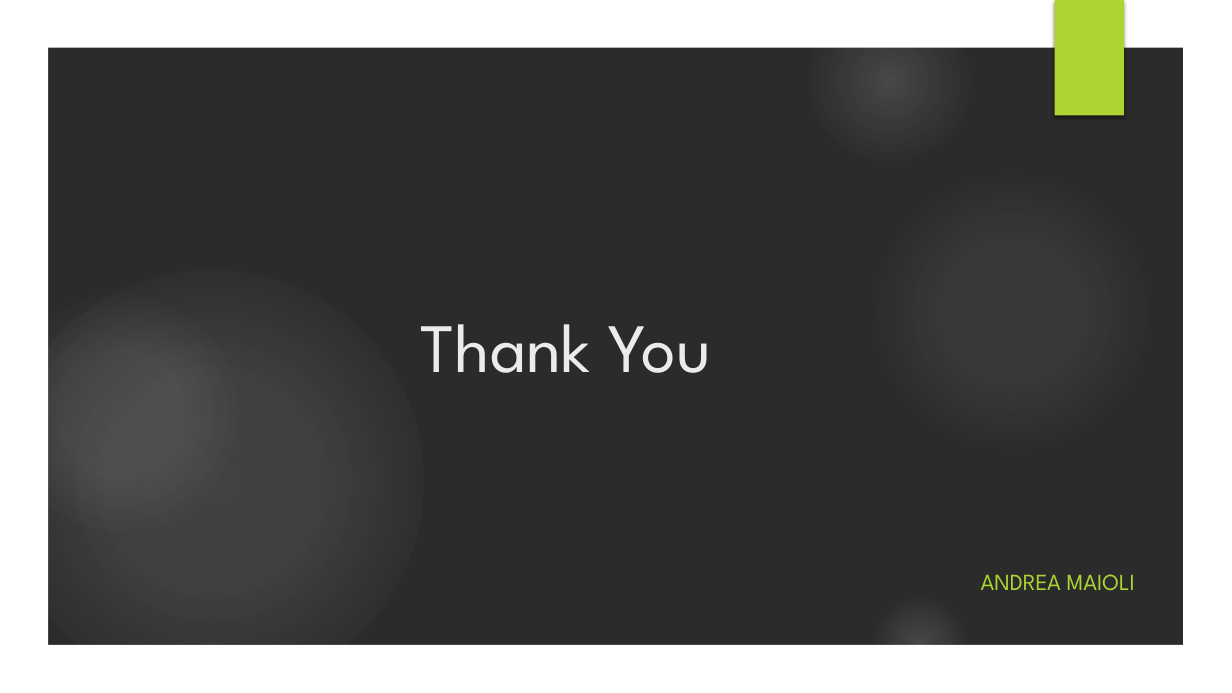
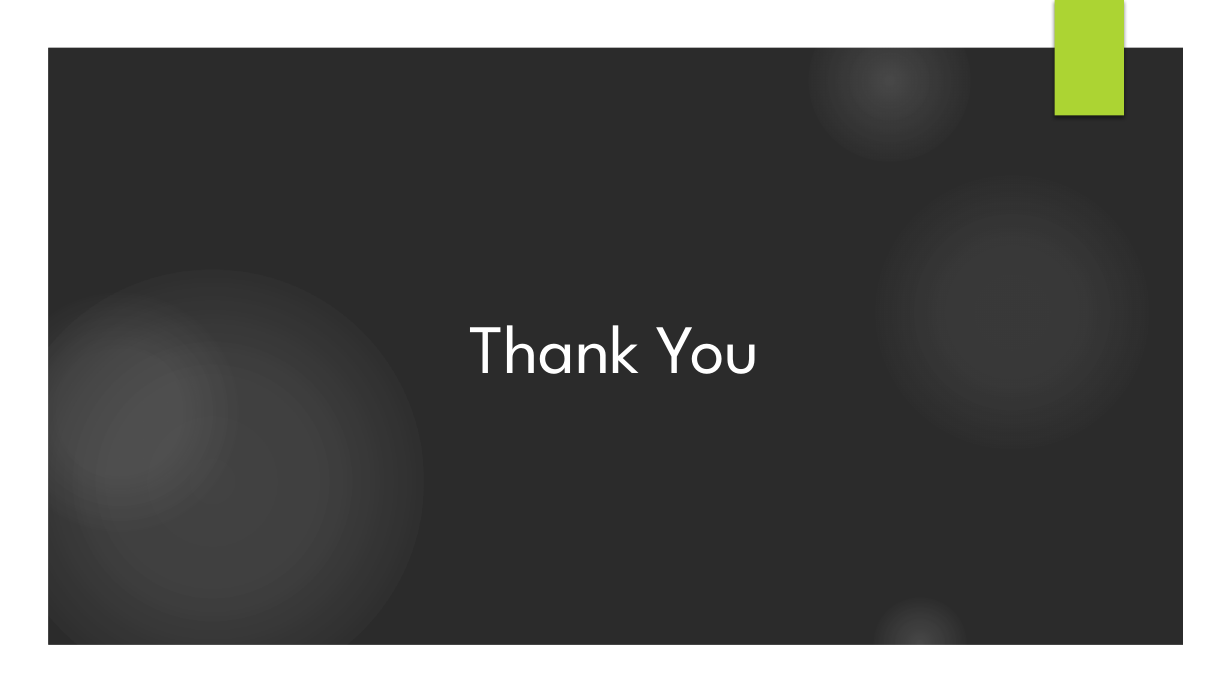
Before and after one commit to Maiux92/ingsw2project, a slide deck: slide 58 of Slides/Project Presentation.pptx. Drawn at 1232x693 pixels with LibreOffice and Linux fonts; fonts in the diff are those of the drawing; background and template pictures are left out; a plain dark background stands for a picture behind light text. Boxes give left, top, right and bottom in pixels: in the first picture for what was removed or moved away, otherwise in the second. Text is boxed around its words. In the diff, an @@ line names an element or a change of style, - is before the commit and + after.

```diff
--- a/Slides/Project Presentation.pptx
+++ b/Slides/Project Presentation.pptx
@@ title "Thank You": place and size @@
-title "Thank You" at box(421, 324, 712, 373)
+title "Thank You" at box(469, 325, 760, 374)
@@ title "Thank You" at box(469, 325, 760, 374): text colour #EBEBEB to #FFFFFF; alignment left to centre; vertical alignment bottom to middle @@
@@ subtitle removed at box(981, 574, 1135, 591) @@
-ANDREA MAIOLI
```
Also in this commit, not shown: 54 other slides changed, 3 slides added, 3 slides removed, 2 other files.
